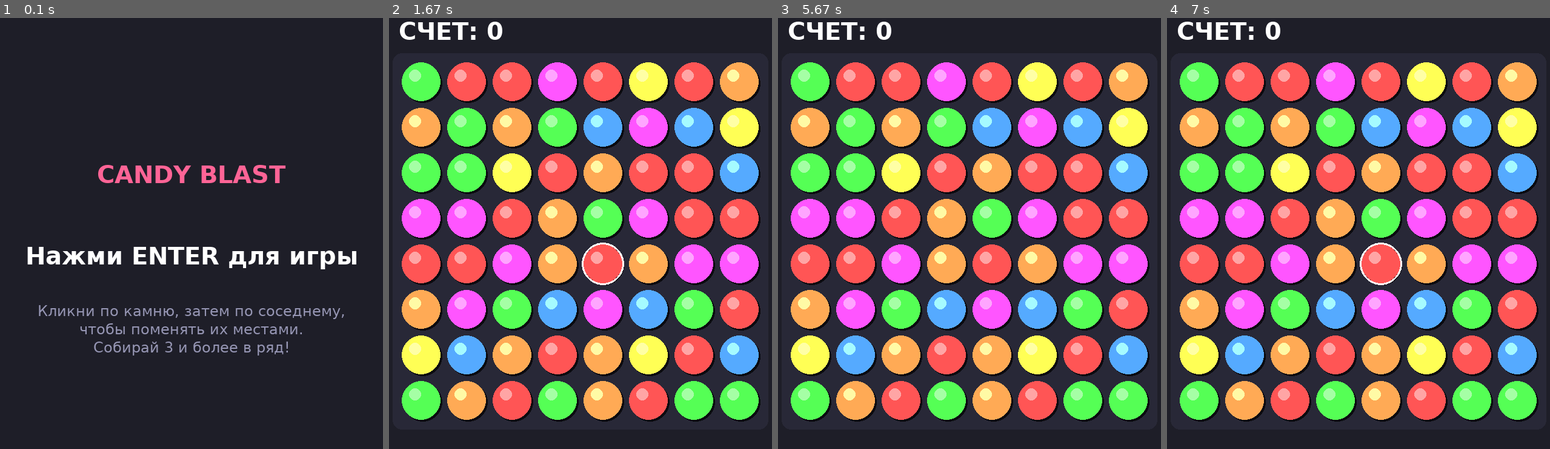
Above: before the commit, frames 1-4 (left to right).
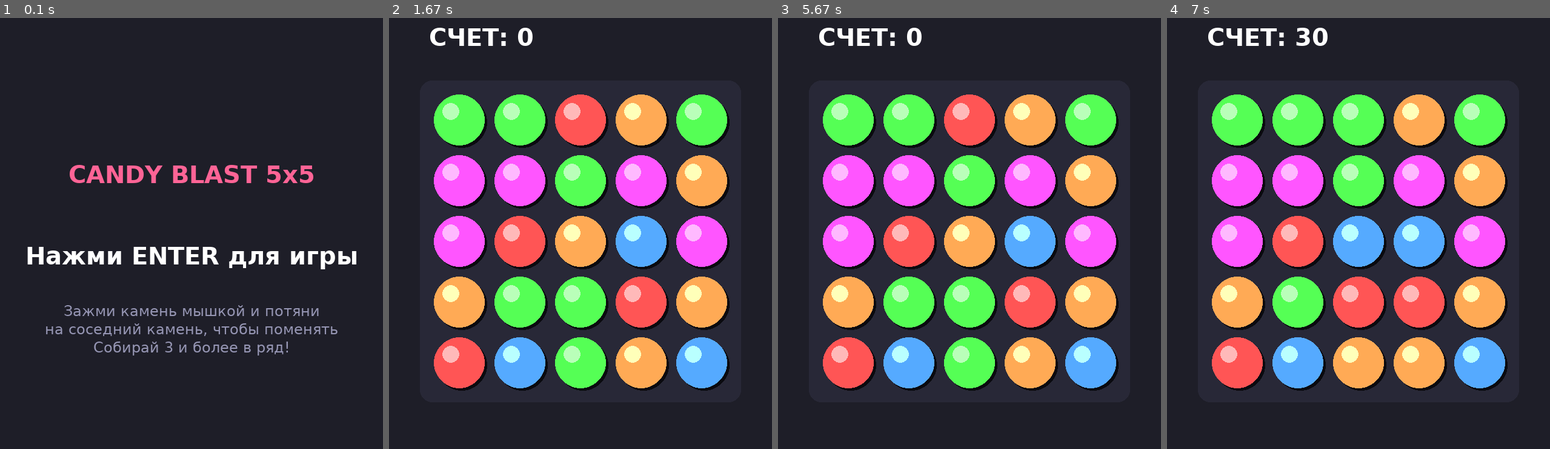
Above: after the commit, the same moments.

Repository: Folombas/PyGame2026
Game: pygame game, started from match3_game/main.py
The game is run twice, just before and just after one commit, with the same random seed, the same clock (stepped at 60 frames per second) and the same inputs.
Inputs (mouse positions are in pixels of both pictures, inside the frame that each line leads up to):
- Up to frame 1 (0.1 s): no input
- Up to frame 2 (1.67 s): tap Enter at 0.33 s; press the mouse at (580, 242) at 0.7 s; move the mouse to (630, 207) at 0.8 s; release the mouse at (683, 177) at 0.93 s; click (396, 86) at 1.05 s
- Up to frame 3 (5.67 s): press the mouse at (969, 242) at 5.37 s; move the mouse to (961, 216) at 5.47 s; release the mouse at (950, 190) at 5.6 s
- Up to frame 4 (7 s): press the mouse at (1358, 242) at 5.7 s; move the mouse to (1281, 306) at 5.8 s; release the mouse at (1201, 371) at 5.93 s

The runs differ from the first frame. In frame 1, 3.1% of the frame differs, in the area x 10-90%, y 34-74%; in frame 2, 60%, in the area x 2-97%, y 0-94%; in frame 3, 60%; in frame 4, 60%.

Commit message:
Commit 17: Изменен размер сетки с 8x8 на 5x5 (увеличены ячейки)

Diff:
--- a/match3_game/main.py
+++ b/match3_game/main.py
@@ -3,20 +3,18 @@
 import sys
 import math
 import array
-import time
 
 # --- Настройки ---
 WIDTH, HEIGHT = 800, 800
-GRID_SIZE = 8
-MARGIN = 100
+GRID_SIZE = 5
+MARGIN = 150 # Увеличили отступ, чтобы поле 5x5 было по центру
 CELL_SIZE = (WIDTH - 2 * MARGIN) // GRID_SIZE
 
-# Современная яркая палитра (Candy style)
+# Современная яркая палитра
 BG_COLOR = (30, 30, 40)
 GRID_BG_COLOR = (40, 40, 55)
 TEXT_COLOR = (255, 255, 255)
 
-# Типы камней и их цвета (6 видов)
 GEM_COLORS = [
     (255, 85, 85),   # Красный
     (85, 170, 255),  # Синий
@@ -54,12 +52,12 @@
         self.vy = random.uniform(-8, 8)
         self.color = color
         self.life = random.randint(20, 40)
-        self.size = random.randint(3, 7)
+        self.size = random.randint(3, 8)
 
     def update(self):
         self.x += self.vx
         self.y += self.vy
-        self.vy += 0.3 # Гравитация для частиц
+        self.vy += 0.3
         self.life -= 1
 
     def draw(self, screen):
@@ -73,41 +71,39 @@
         self.x, self.y = x, y
         self.type = type_idx
         self.color = GEM_COLORS[type_idx]
-        # Для анимаций (визуальные координаты)
         self.draw_x = x * CELL_SIZE + MARGIN
         self.draw_y = y * CELL_SIZE + MARGIN
 
     def draw(self, screen, selected=False):
         center = (int(self.draw_x + CELL_SIZE // 2), int(self.draw_y + CELL_SIZE // 2))
-        radius = CELL_SIZE // 2 - 5
+        radius = CELL_SIZE // 2 - 8
 
         # Тень
-        pygame.draw.circle(screen, (10, 10, 15), (center[0] + 3, center[1] + 3), radius)
+        pygame.draw.circle(screen, (10, 10, 15), (center[0] + 4, center[1] + 4), radius)
 
         # Основной камень
         pygame.draw.circle(screen, self.color, center, radius)
 
         # Блик для объема
-        highlight_color = (min(255, self.color[0] + 80), min(255, self.color[1] + 80), min(255, self.color[2] + 80))
+        highlight_color = (min(255, self.color[0] + 100), min(255, self.color[1] + 100), min(255, self.color[2] + 100))
         pygame.draw.circle(screen, highlight_color, (center[0] - radius // 3, center[1] - radius // 3), radius // 3)
 
-        # Обводка при выделении
+        # Обводка при выделении (перетаскивании)
         if selected:
-            pygame.draw.circle(screen, (255, 255, 255), center, radius + 3, 3)
+            pygame.draw.circle(screen, (255, 255, 255), center, radius + 4, 4)
 
 class Match3:
     def __init__(self):
         self.grid = []
         self.score = 0
-        self.state = "IDLE" # IDLE, SWAPPING, SWAP_BACK, REMOVING, FALLING
-        self.selected = None # (x, y)
-        self.swap_pair = None # ((x1,y1), (x2,y2))
+        self.state = "IDLE"
+        self.drag_start = None  # Координаты начала перетаскивания
+        self.swap_pair = None
         self.anim_timer = 0
         self.particles = []
         self.generate_grid()
 
     def generate_grid(self):
-        # Генерируем поле без начальных совпадений
         while True:
             self.grid = [[Gem(x, y, random.randint(0, 5)) for x in range(GRID_SIZE)] for y in range(GRID_SIZE)]
             if not self.find_matches():
@@ -115,12 +111,10 @@
 
     def find_matches(self):
         matches = set()
-        # Горизонтальные
         for y in range(GRID_SIZE):
             for x in range(GRID_SIZE - 2):
                 if self.grid[y][x].type == self.grid[y][x+1].type == self.grid[y][x+2].type:
                     matches.update([(x, y), (x+1, y), (x+2, y)])
-        # Вертикальные
         for x in range(GRID_SIZE):
             for y in range(GRID_SIZE - 2):
                 if self.grid[y][x].type == self.grid[y+1][x].type == self.grid[y+2][x].type:
@@ -141,7 +135,7 @@
             self.anim_timer += 1
             if self.anim_timer >= 10:
                 self.anim_timer = 0
-                self.execute_swap() # Возвращаем обратно
+                self.execute_swap()
                 snd_error.play()
 
         elif self.state == "REMOVING":
@@ -152,12 +146,11 @@
 
         elif self.state == "FALLING":
             self.anim_timer += 1
-            if self.anim_timer >= 5: # Скорость падения
+            if self.anim_timer >= 5:
                 self.anim_timer = 0
                 if not self.apply_gravity():
                     self.state = "IDLE"
                     if not self.find_matches():
-                        # Каскадные совпадения
                         self.state = "REMOVING"
                         self.anim_timer = 0
                         snd_match.play()
@@ -165,33 +158,38 @@
                             for _ in range(5):
                                 self.particles.append(Particle(x * CELL_SIZE + MARGIN + CELL_SIZE//2, y * CELL_SIZE + MARGIN + CELL_SIZE//2, self.grid[y][x].color))
 
-    def handle_click(self, pos):
+    def handle_mouse_down(self, pos):
         if self.state != "IDLE": return
-
         mx, my = pos
         gx = (mx - MARGIN) // CELL_SIZE
         gy = (my - MARGIN) // CELL_SIZE
 
         if 0 <= gx < GRID_SIZE and 0 <= gy < GRID_SIZE:
-            if not self.selected:
-                self.selected = (gx, gy)
-            else:
-                sx, sy = self.selected
-                # Если кликнули по соседнему
-                if abs(sx - gx) + abs(sy - gy) == 1:
-                    self.swap_pair = ((sx, sy), (gx, gy))
-                    self.state = "SWAPPING"
-                    self.anim_timer = 0
-                    snd_swap.play()
-                # Если кликнули по тому же или дальнему
-                self.selected = (gx, gy) if not (sx == gx and sy == gy) else None
+            self.drag_start = (gx, gy)
+
+    def handle_mouse_up(self, pos):
+        if self.state != "IDLE" or not self.drag_start: return
+
+        mx, my = pos
+        gx = (mx - MARGIN) // CELL_SIZE
+        gy = (my - MARGIN) // CELL_SIZE
+
+        if 0 <= gx < GRID_SIZE and 0 <= gy < GRID_SIZE:
+            sx, sy = self.drag_start
+            # Если отпустили на соседнем камне
+            if abs(sx - gx) + abs(sy - gy) == 1:
+                self.swap_pair = ((sx, sy), (gx, gy))
+                self.state = "SWAPPING"
+                self.anim_timer = 0
+                snd_swap.play()
+
+        # Сбрасываем состояние перетаскивания
+        self.drag_start = None
 
     def execute_swap(self):
         (x1, y1), (x2, y2) = self.swap_pair
-        # Меняем местами
         self.grid[y1][x1], self.grid[y2][x2] = self.grid[y2][x2], self.grid[y1][x1]
 
-        # Обновляем координаты для отрисовки (просто мгновенно для простоты, в идеале нужна интерполяция)
         self.grid[y1][x1].x, self.grid[y1][x1].y = x1, y1
         self.grid[y2][x2].x, self.grid[y2][x2].y = x2, y2
         self.grid[y1][x1].draw_x = x1 * CELL_SIZE + MARGIN
@@ -208,12 +206,12 @@
                 self.state = "SWAP_BACK"
         else:
             self.state = "IDLE"
-            self.selected = None
+            self.drag_start = None
 
     def remove_matches(self):
         matches = self.find_matches()
         for x, y in matches:
-            for _ in range(8): # Частицы
+            for _ in range(8):
                 self.particles.append(Particle(x * CELL_SIZE + MARGIN + CELL_SIZE//2, y * CELL_SIZE + MARGIN + CELL_SIZE//2, self.grid[y][x].color))
             self.grid[y][x] = None
         self.score += len(matches) * 10
@@ -224,7 +222,6 @@
         for x in range(GRID_SIZE):
             for y in range(GRID_SIZE - 1, -1, -1):
                 if self.grid[y][x] is None:
-                    # Ищем камни выше
                     for ny in range(y - 1, -1, -1):
                         if self.grid[ny][x] is not None:
                             self.grid[y][x] = self.grid[ny][x]
@@ -233,7 +230,6 @@
                             moved = True
                             snd_fall.play()
                             break
-        # Спавн новых камней сверху
         for x in range(GRID_SIZE):
             if self.grid[0][x] is None:
                 self.grid[0][x] = Gem(x, 0, random.randint(0, 5))
@@ -247,27 +243,27 @@
                     self.state = "FALLING"
                     return
 
-        # Плавная отрисовка падения
         for x in range(GRID_SIZE):
             for y in range(GRID_SIZE):
                 gem = self.grid[y][x]
                 target_x = x * CELL_SIZE + MARGIN
                 target_y = y * CELL_SIZE + MARGIN
-                if gem.draw_x < target_x: gem.draw_x = min(gem.draw_x + 10, target_x)
-                elif gem.draw_x > target_x: gem.draw_x = max(gem.draw_x - 10, target_x)
-                if gem.draw_y < target_y: gem.draw_y = min(gem.draw_y + 10, target_y)
+                if gem.draw_x < target_x: gem.draw_x = min(gem.draw_x + 15, target_x)
+                elif gem.draw_x > target_x: gem.draw_x = max(gem.draw_x - 15, target_x)
+                if gem.draw_y < target_y: gem.draw_y = min(gem.draw_y + 15, target_y)
 
     def draw(self, screen, font):
         screen.fill(BG_COLOR)
 
         # Фон сетки
-        pygame.draw.rect(screen, GRID_BG_COLOR, (MARGIN - 10, MARGIN - 10, GRID_SIZE * CELL_SIZE + 20, GRID_SIZE * CELL_SIZE + 20), border_radius=15)
+        pygame.draw.rect(screen, GRID_BG_COLOR, (MARGIN - 15, MARGIN - 15, GRID_SIZE * CELL_SIZE + 30, GRID_SIZE * CELL_SIZE + 30), border_radius=20)
 
         for y in range(GRID_SIZE):
             for x in range(GRID_SIZE):
                 if self.grid[y][x]:
-                    is_selected = self.selected == (x, y)
-                    self.grid[y][x].draw(screen, is_selected)
+                    # Проверяем, перетаскиваем ли мы этот камень
+                    is_dragging = self.drag_start == (x, y)
+                    self.grid[y][x].draw(screen, is_dragging)
 
         for p in self.particles[:]:
             p.update()
@@ -277,11 +273,11 @@
 
         # UI
         score_surf = font.render(f"СЧЕТ: {self.score}", True, TEXT_COLOR)
-        screen.blit(score_surf, (MARGIN, 30))
+        screen.blit(score_surf, (MARGIN, 40))
 
 def main():
     screen = pygame.display.set_mode((WIDTH, HEIGHT))
-    pygame.display.set_caption("Match-3: Candy Blast")
+    pygame.display.set_caption("Match-3: Candy Blast (Drag & Drop)")
     clock = pygame.time.Clock()
     font = pygame.font.SysFont("dejavusans", 40, bold=True)
     small_font = pygame.font.SysFont("dejavusans", 24)
@@ -298,22 +294,26 @@
             if event.type == pygame.KEYDOWN:
                 if state == "MENU" and event.key == pygame.K_RETURN:
                     state = "PLAYING"
-                    game = Match3() # Сброс
+                    game = Match3()
                 elif state == "PLAYING" and event.key == pygame.K_ESCAPE:
                     state = "MENU"
 
-            if event.type == pygame.MOUSEBUTTONDOWN and state == "PLAYING":
-                game.handle_click(pygame.mouse.get_pos())
+            # Обработка перетаскивания (Drag and Drop)
+            if state == "PLAYING":
+                if event.type == pygame.MOUSEBUTTONDOWN:
+                    game.handle_mouse_down(pygame.mouse.get_pos())
+                elif event.type == pygame.MOUSEBUTTONUP:
+                    game.handle_mouse_up(pygame.mouse.get_pos())
 
         if state == "MENU":
             screen.fill(BG_COLOR)
-            title = font.render("CANDY BLAST", True, (255, 100, 150))
+            title = font.render("CANDY BLAST 5x5", True, (255, 100, 150))
             screen.blit(title, (WIDTH//2 - title.get_width()//2, HEIGHT//3))
 
             play_txt = font.render("Нажми ENTER для игры", True, TEXT_COLOR)
             screen.blit(play_txt, (WIDTH//2 - play_txt.get_width()//2, HEIGHT//2))
 
-            rules = ["Кликни по камню, затем по соседнему,", "чтобы поменять их местами.", "Собирай 3 и более в ряд!"]
+            rules = ["Зажми камень мышкой и потяни", "на соседний камень, чтобы поменять", "Собирай 3 и более в ряд!"]
             for i, text in enumerate(rules):
                 r_surf = small_font.render(text, True, (150, 150, 180))
                 screen.blit(r_surf, (WIDTH//2 - r_surf.get_width()//2, HEIGHT//2 + 100 + i * 30))
